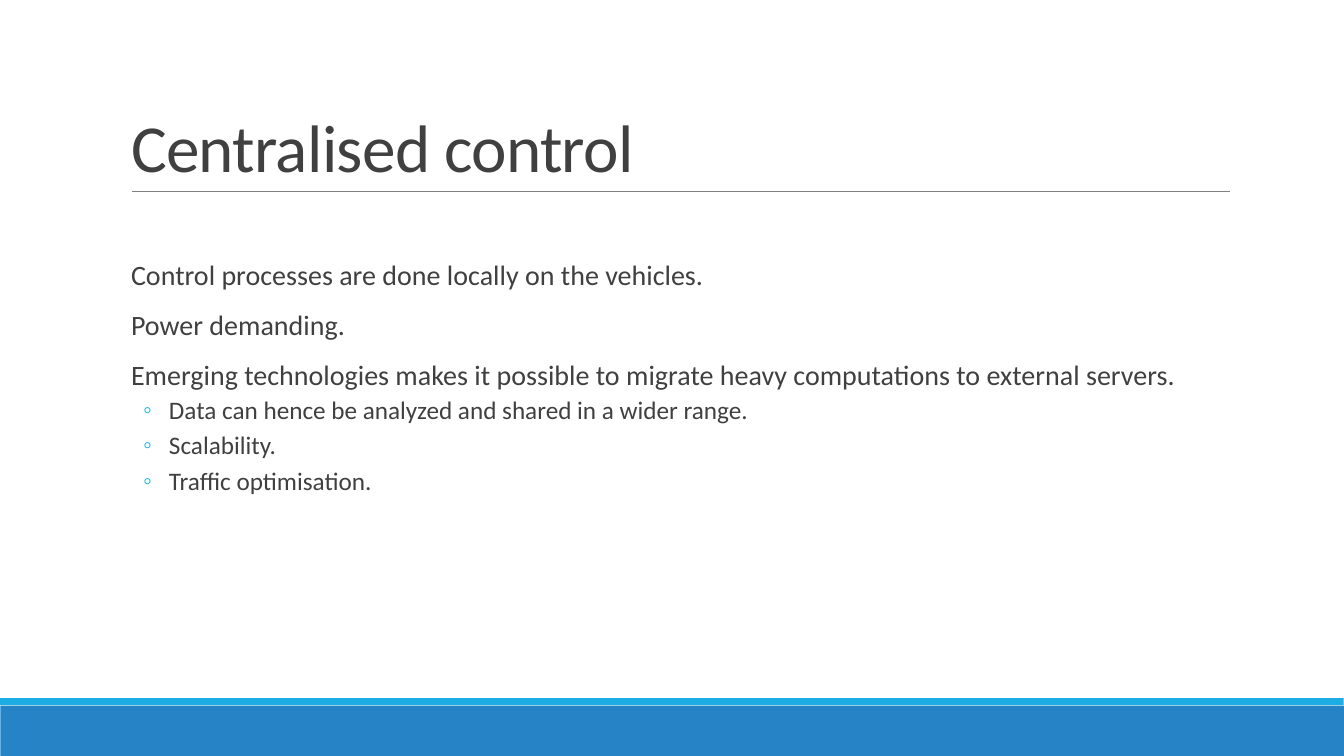
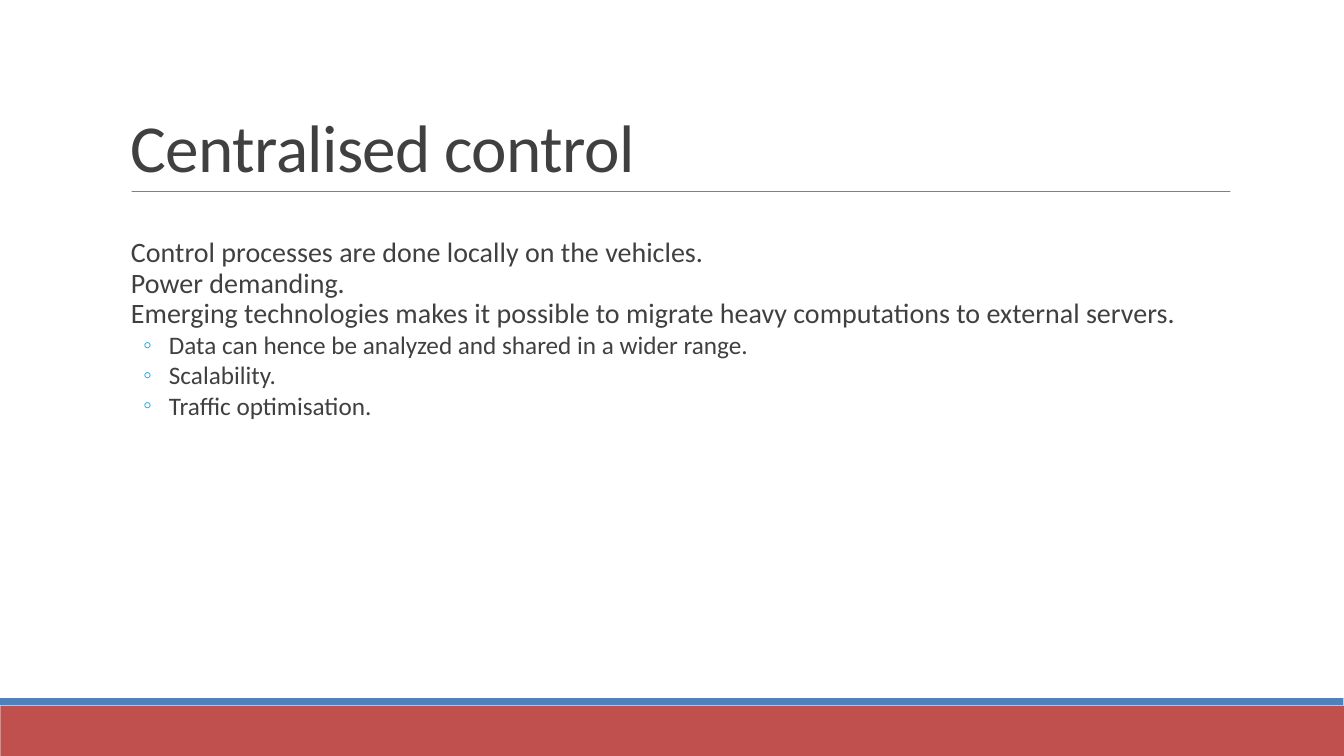
Before and after one commit to PrakharTyagi/PLATOON, a slide deck: slide 5 of Network Assisted Platooning.pptx. Drawn at 1344x756 pixels with LibreOffice and Linux fonts; fonts in the diff are those of the drawing. Boxes give left, top, right and bottom in pixels: in the first picture for what was removed or moved away, otherwise in the second. Text is boxed around its words. In the diff, an @@ line names an element or a change of style, - is before the commit and + after.

```diff
--- a/Network Assisted Platooning.pptx
+++ b/Network Assisted Platooning.pptx
@@ text "Control processes are done locally ..." at (131,242,1175,419): less space between paragraphs; line spacing 0.9 to 1 @@
@@ rectangle at (0,706,1344,756): fill #2683C6 to #C0504D @@
@@ rectangle at (0,699,1344,706): fill #1CADE4 to #4F81BD @@
```
Also in this commit, not shown: 9 other slides changed, 1 slide removed.
